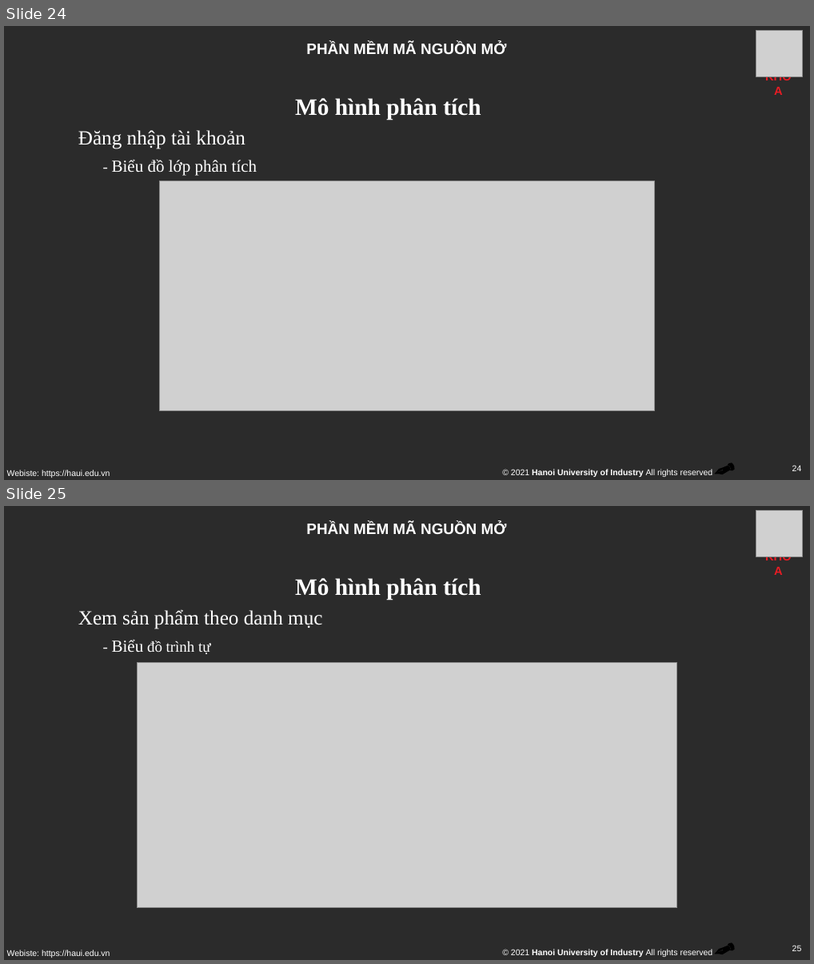
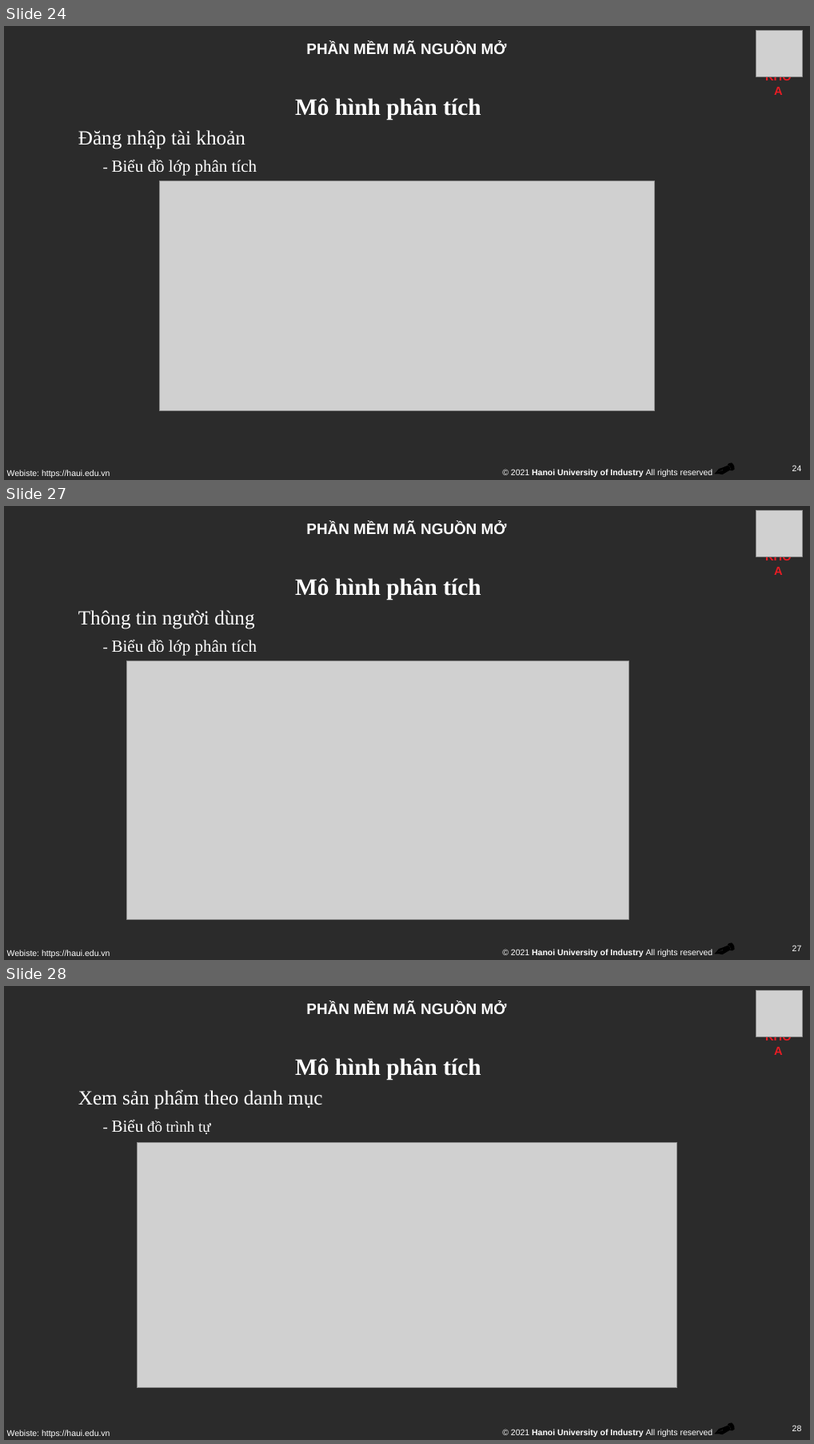
Before and after one commit to a2xvodoi/MNM-Project-Shop-Fashion, a slide deck: src/Slide/Nhom12_slide.pptx. Shown one above the other, each under a label of ours: slides 24 and 25 before the commit, slides 24, 27 and 28 after it; the slides between them are not shown. The pictures are 814x964 and 814x1444 pixels, drawn with LibreOffice and Linux fonts; fonts in the diff are those of the drawing; grey boxes stand for pictures; background and template pictures are left out; a plain dark background stands for a picture behind light text. Boxes give left, top, right and bottom in pixels: in the first picture for what was removed or moved away, otherwise in the second. Text is boxed around its words. In the diff, an @@ line names an element or a change of style, - is before the commit and + after.

```diff
--- a/src/Slide/Nhom12_slide.pptx
+++ b/src/Slide/Nhom12_slide.pptx
@@ slide 27 added at [4, 506, 810, 960], background picture (left out); not listed: 7 template elements that a slide beside it also shows @@
@@ picture added at [757, 510, 803, 557] @@
@@ text added at [295, 578, 481, 600], 28 pt, text #FFFFFF, bold @@
+Mô hình phân tích
@@ text added at [78, 610, 254, 629], 24 pt, text #FFFFFF @@
+Thông tin người dùng
@@ text added at [112, 639, 257, 655], 20 pt, text #FFFFFF @@
+- Biểu đồ lớp phân tích
@@ picture added at [127, 661, 629, 919] @@
@@ what was slide 25 is now slide 28 @@
@@ page number at [793, 1424, 802, 1431]: text changed @@
-25
+28
```
Also in this commit, not shown: 1 slide changed, 2 other slides added, 2 other files.
